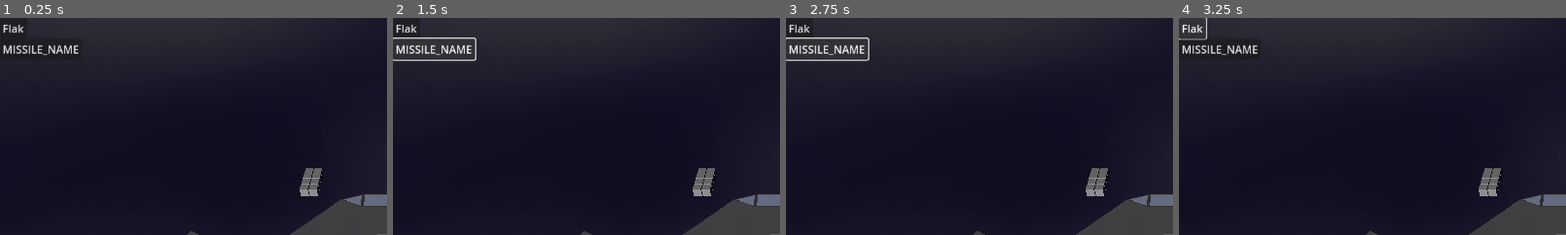
Above: before the commit, frames 1-4 (left to right).
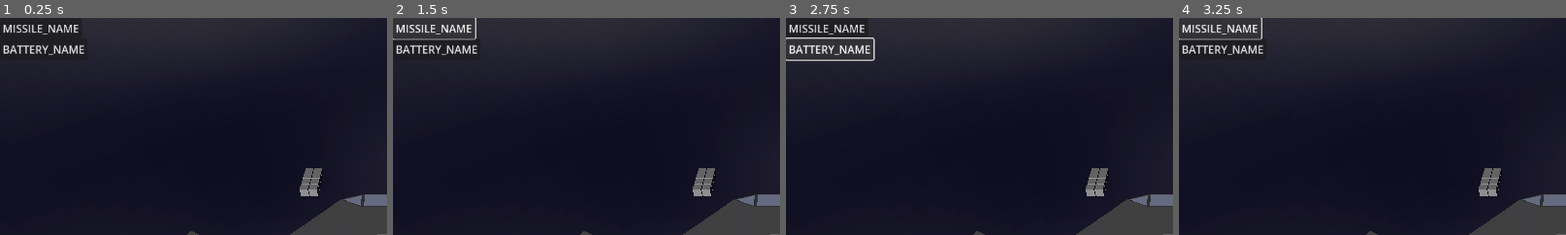
Above: after the commit, the same moments.

Repository: Xwilarg/LudumDare54
Game: Godot game, scene res://Scenes/Main.tscn
Same seed, same stepped clock (60 frames per second), same inputs: the game is played once before the commit and once after it.
Inputs:
- Up to frame 1 (0.25 s): no input
- Up to frame 2 (1.5 s): click "Flak" (after the commit: "MISSILE_NAME") at 0.5 s; click "MISSILE_NAME" at 1.25 s
- Up to frame 3 (2.75 s): click "MISSILE_NAME" (after the commit: "BATTERY_NAME") at 2 s
- Up to frame 4 (3.25 s): click "Flak" (after the commit: "MISSILE_NAME") at 2.75 s
The pictures show only the part of the screen within x 0-50%, y 0-50%; the shares and areas given below are measured in that part.

The runs differ from the first frame. In frame 1, 0.9% of the frame differs, in the area x 1-22%, y 3-17%; in frame 2, 1.6%, in the area x 0-22%, y 0-21%; in frame 3, 1.1%; in frame 4, 1.2%.

Commit message:
Fix crash when placing batteries

Diff:
--- a/Cards/MainDeck.json
+++ b/Cards/MainDeck.json
@@ -10,6 +10,16 @@
 		"energyCost": 10
 	},
 	{
+		"name": "battery",
+		"model": "batteryPack",
+		"materialOverride": "",
+		"size": "S1",
+		"effects": {
+			"ENG": 25
+		},
+		"energyCost": 0
+	},
+	{
 		"name": "missile",
 		"model": "size2Guns",
 		"materialOverride": "",
--- a/Scripts/CardManager.gd
+++ b/Scripts/CardManager.gd
@@ -36,9 +36,18 @@
 func register_item(item: ItemCard):
 	_energy_used += item.card.energyCost
 	_items.append(item)
+	if item.card.effects.has("ENG"):
+		_energy_used -= int(item.card.effects["ENG"])
+		update_ui()
 	print("[CM] " + item.card.name + " placed, energy left: " + str(_energy_max - _energy_used))
 
 func delete_item(node: Node3D):
 	for item in _items:
 		if item.item == node:
+			if item.card.effects.has("ENG"):
+				_energy_used += int(item.card.effects["ENG"])
+				update_ui()
 			_items.erase(item)
+
+func update_ui():
+	pass
--- a/Scripts/Deck/Card.gd
+++ b/Scripts/Deck/Card.gd
@@ -7,6 +7,8 @@
 	energyCost = json.energyCost
 	effects = json.effects
 	if json.model == "size2Guns": model = preload("res://Models/size2Guns.glb")
+	elif json.model == "batteryPack": model = preload("res://Models/batteryPack.glb")
+	else: print("Unknown model " + json.model)
 
 	if json.size == "S1":
 		previewModel = preload("res://Models/upgradePlaceholderBlock.glb")
